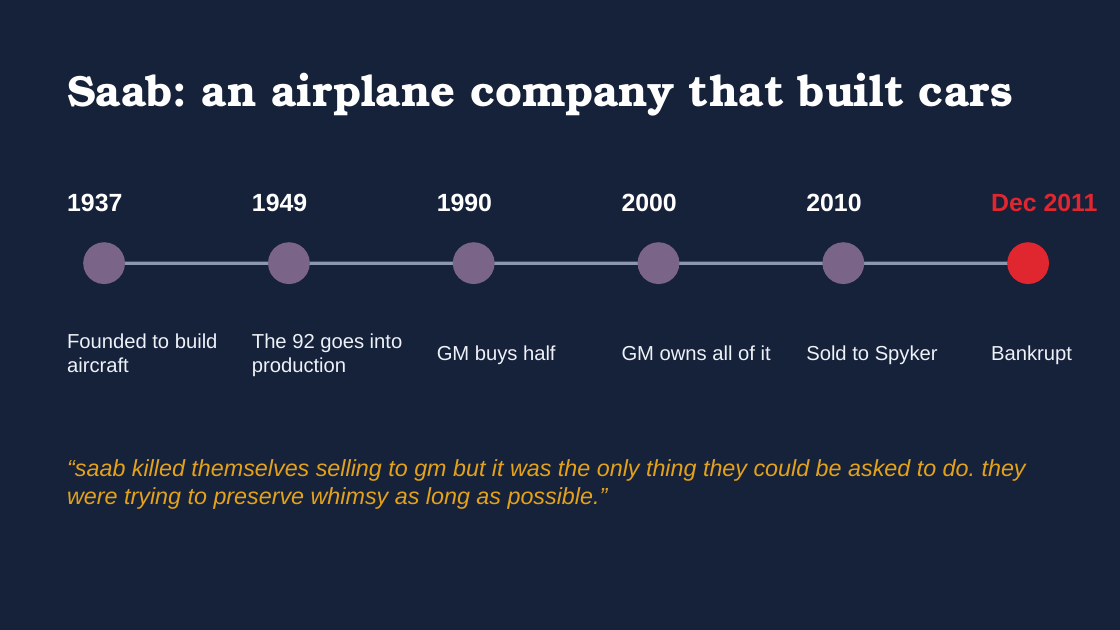
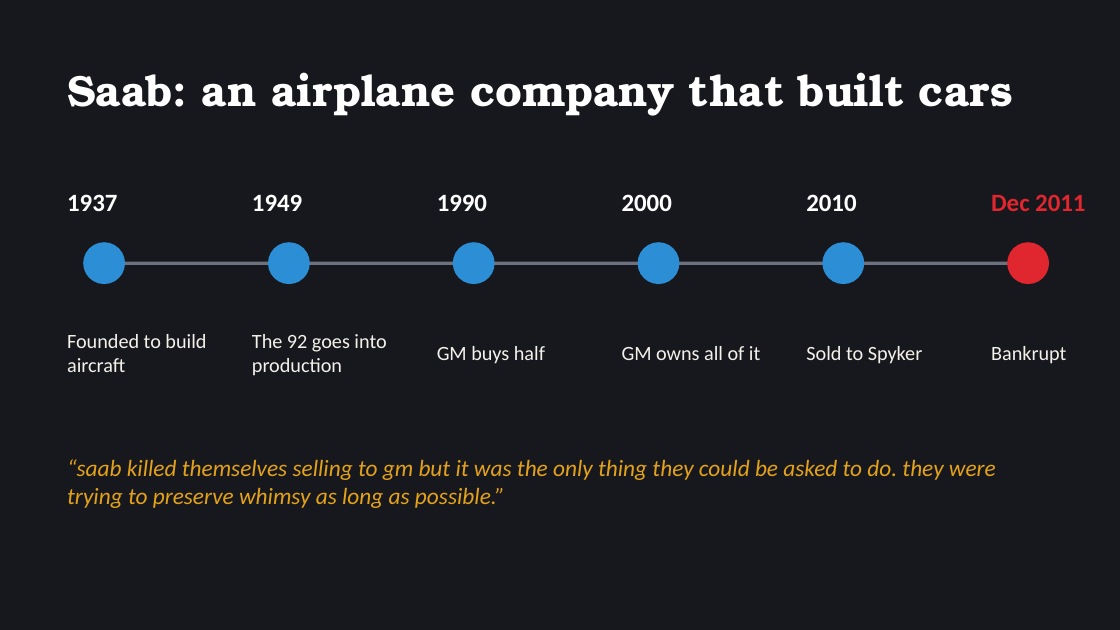
Before and after one commit to asaaab/asaaab.com, a slide deck: slide 36 of whimzmaxx/decks/The-Diary.pptx (slide 26 before the commit). Drawn at 1120x630 pixels with LibreOffice and Linux fonts; fonts in the diff are those of the drawing. Boxes give left, top, right and bottom in pixels: in the first picture for what was removed or moved away, otherwise in the second. Text is boxed around its words. In the diff, an @@ line names an element or a change of style, - is before the commit and + after.

```diff
--- a/whimzmaxx/decks/The-Diary.pptx
+++ b/whimzmaxx/decks/The-Diary.pptx
@@ background #16213A to #17181D @@
@@ line (90, 263) - (1030, 263): stroke #8C98AE 2 pt to #6C7280 2 pt @@
@@ fill #7A6488 to #2C8FD6; outline #7A6488 1 pt to #2C8FD6 1 pt in 5 elements at <box>84,243,124,283</box>, <box>269,243,309,283</box>, <box>454,243,494,283</box>, <box>638,243,679,283</box>, <box>823,243,864,283</box> @@
@@ font Arial to Calibri, text colour #EDF1F8 to #F4F1EA in 6 elements at <box>67,334,206,372</box>, <box>252,334,386,376</box>, <box>437,346,545,364</box>, <box>622,346,760,360</box>, <box>806,346,923,364</box>, <box>991,346,1066,364</box> @@
@@ font Arial to Calibri in 7 elements at <box>67,194,117,211</box>, <box>252,194,302,211</box>, <box>437,194,487,211</box>, <box>622,194,672,211</box>, <box>806,194,856,211</box>, <box>991,194,1085,211</box>, <box>67,459,996,508</box> @@
```
Also in this commit, not shown: 34 other slides changed, 10 slides added, 2 other files.
